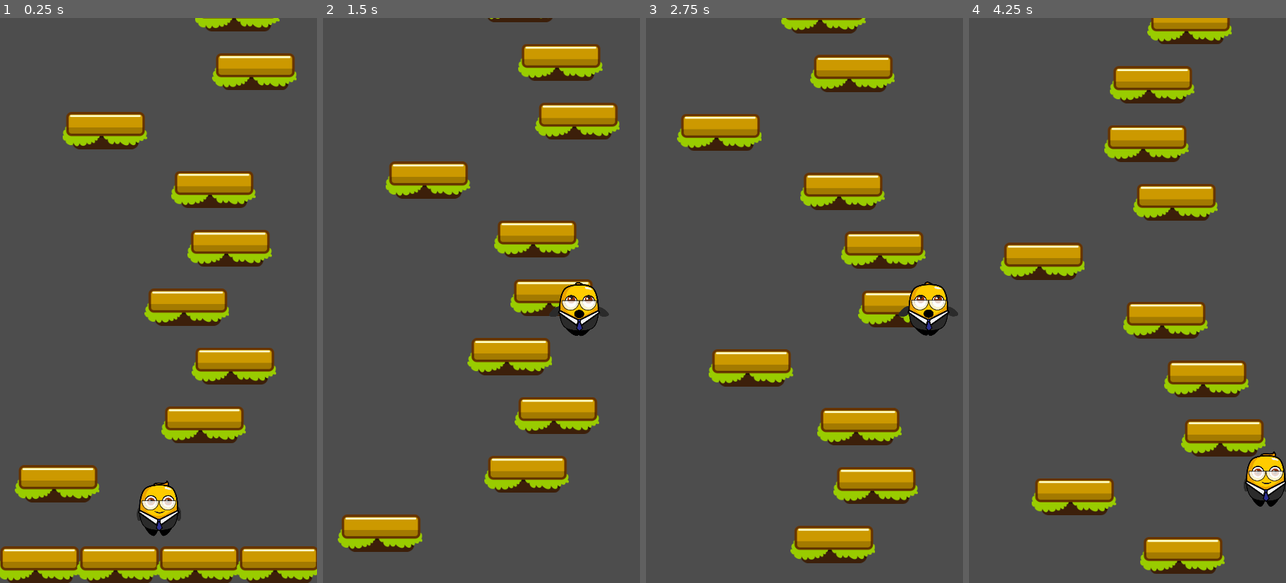
Above: before the commit, frames 1-4 (left to right).
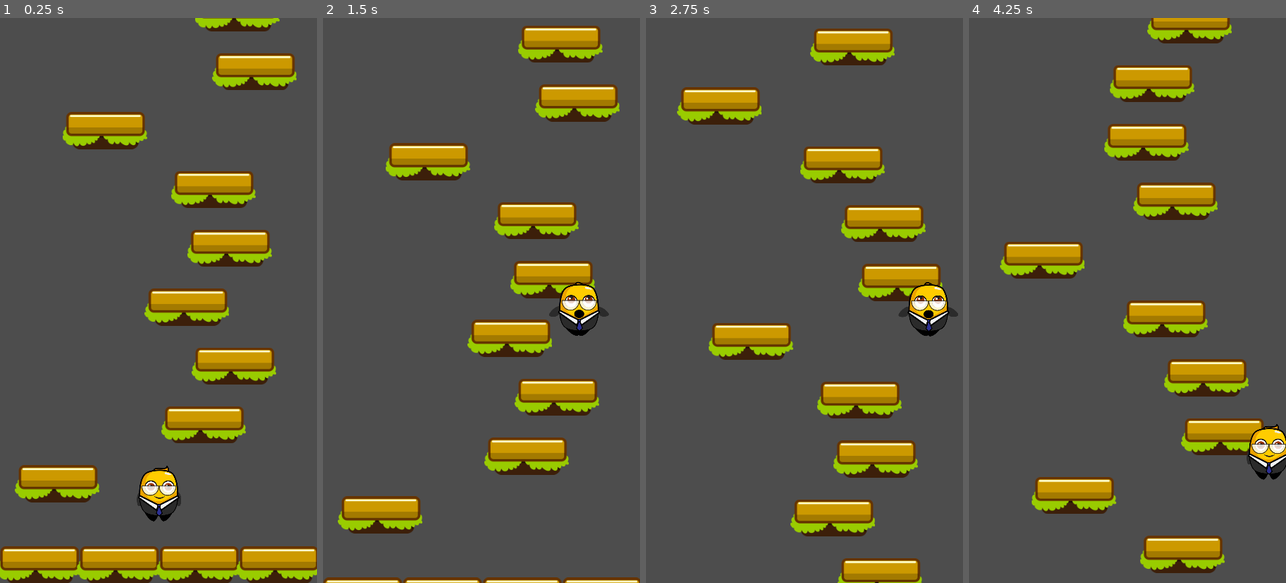
Above: after the commit, the same moments.

Repository: jrenato/jump_jam
Game: Godot game, scene res://Scenes/game.tscn
Two runs of this game, one before a commit and one after it. Both use one fixed random seed, a clock stepped at 60 frames per second and the inputs below.
Inputs:
- Up to frame 1 (0.25 s): no input
- Up to frame 2 (1.5 s): hold D (move_right) 0.53-1.28 s; hold A (move_left) from 1.28 s (still down)
- Up to frame 3 (2.75 s): release A (move_left) at 2.03 s; hold D (move_right) from 2.03 s (still down)
- Up to frame 4 (4.25 s): release D (move_right) at 3.53 s; hold A (move_left) from 3.53 s (still down)

The runs differ from the first frame. In frame 1, 1.3% of the frame differs, in the area x 43-58%, y 79-92%; in frame 2, 22%; in frame 3, 26%, in the area x 9-99%, y 0-100%; in frame 4, 6.7%.

Commit message:
Refactored code to new game method

Diff:
--- a/Scenes/game.tscn
+++ b/Scenes/game.tscn
@@ -8,10 +8,7 @@
 [node name="Game" type="Node2D"]
 script = ExtResource("1_qbmco")
 camera_scene = ExtResource("2_p8bj4")
+player_scene = ExtResource("2_xx8od")
 
-[node name="Player" parent="." instance=ExtResource("2_xx8od")]
+[node name="LevelGenerator" parent="." instance=ExtResource("5_wb74r")]
 unique_name_in_owner = true
-position = Vector2(270, 850)
-
-[node name="LevelGenerator" parent="." node_paths=PackedStringArray("player") instance=ExtResource("5_wb74r")]
-player = NodePath("../Player")
--- a/Scripts/game.gd
+++ b/Scripts/game.gd
@@ -1,20 +1,34 @@
 extends Node2D
 
 @export var camera_scene: PackedScene
+@export var player_scene: PackedScene
+@export var player_spawn_y_offset: float = 135.0
 
 var camera: GameCamera
+var player: Player
+var player_spawn_position: Vector2
 
-@onready var player: Player = %Player
+@onready var level_generator: LevelGenerator = %LevelGenerator
 
 
 func _ready() -> void:
-	create_camera()
+	var viewport_size: Vector2 = get_viewport_rect().size
+	player_spawn_position.x = viewport_size.x / 2.0
+	player_spawn_position.y = viewport_size.y - player_spawn_y_offset
+
+	new_game()
 
 
-func create_camera() -> void:
+func new_game() -> void:
+	player = player_scene.instantiate() as Player
+	add_child(player)
+	player.global_position = player_spawn_position
+
 	camera = camera_scene.instantiate() as GameCamera
 	camera.setup_camera(player)
 	add_child(camera)
+
+	level_generator.player = player
 
 
 func _process(delta: float) -> void:
--- a/Scripts/level_generator.gd
+++ b/Scripts/level_generator.gd
@@ -1,6 +1,5 @@
-extends Node2D
+class_name LevelGenerator extends Node2D
 
-@export var player: Player
 @export var platform_scene: PackedScene = preload("res://Scenes/platform.tscn")
 @export var platform_width: int = 136
 @export var ground_y_offset: int = 62
@@ -8,6 +7,7 @@
 @export var start_level_size: int = 10
 @export var threshold_margin_count: int = 6
 
+var player: Player
 var viewport_size: Vector2
 var start_platform_y: int
 var max_x_position: int
